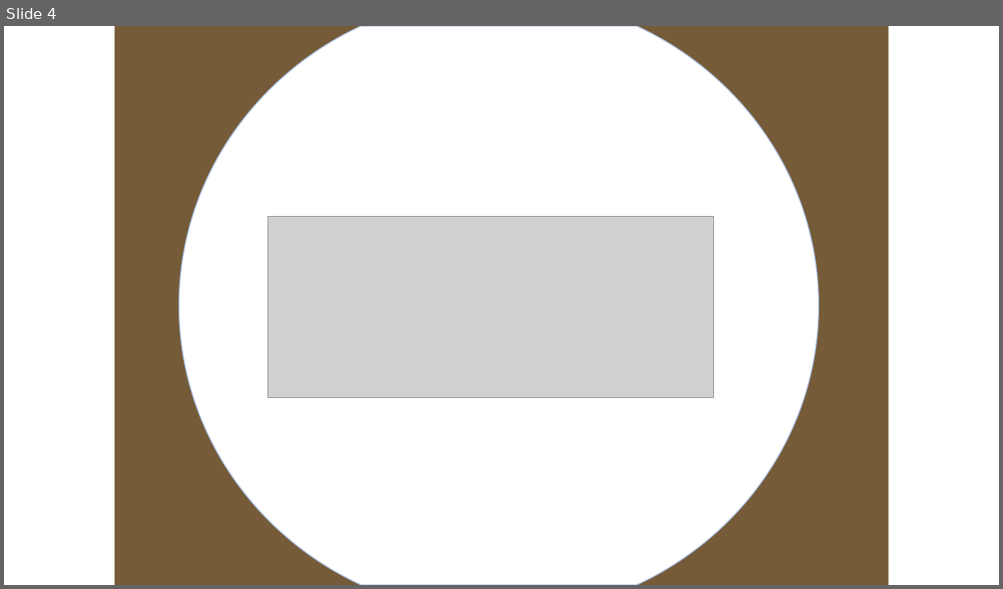
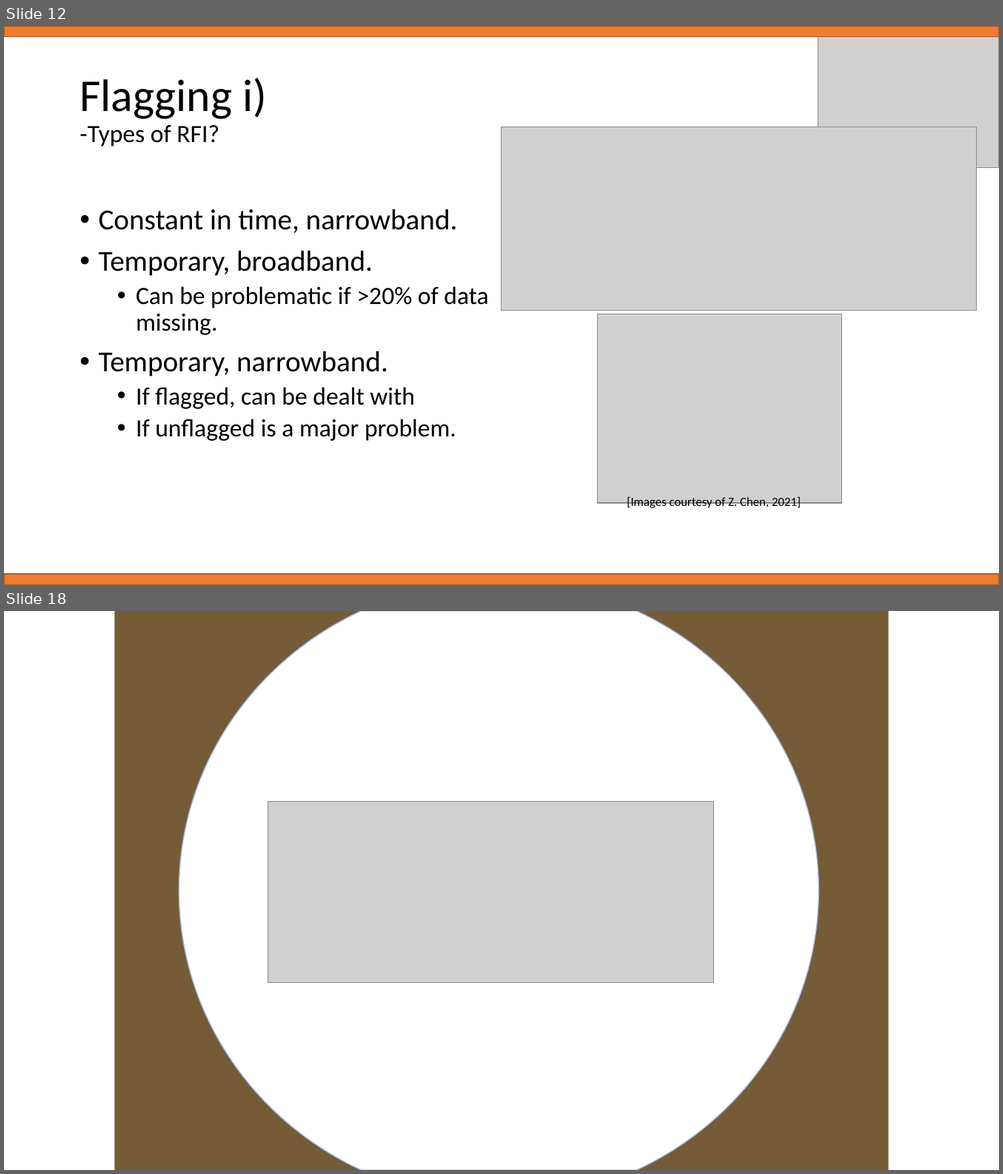
Before and after one commit to samleeney/Talks, a slide deck: RFI Management in the REACH Pipeline - REACH Conference 04-22.pptx. Shown one above the other, each under a label of ours: slide 4 before the commit, slides 12 and 18 after it; the slides between them are not shown. The pictures are 1003x589 and 1003x1174 pixels, drawn with LibreOffice and Linux fonts; fonts in the diff are those of the drawing; grey boxes stand for pictures; background and template pictures are left out. Boxes give left, top, right and bottom in pixels: in the first picture for what was removed or moved away, otherwise in the second. Text is boxed around its words. In the diff, an @@ line names an element or a change of style, - is before the commit and + after.

Commit message:
final ver

```diff
--- a/RFI Management in the REACH Pipeline - REACH Conference 04-22.pptx
+++ b/RFI Management in the REACH Pipeline - REACH Conference 04-22.pptx
@@ slide 12 added at [4,26,999,585], background #FFFFFF @@
@@ rectangle added at [4,26,999,37], fill #ED7D31, outline #AF5C24 1 pt @@
@@ picture added at [818,26,999,168] @@
@@ title added at [79,78,267,147], 24 pt, text #000000 @@
+Flagging i)
+-Types of RFI?
@@ picture added at [502,127,977,311] @@
@@ text added at [99,209,488,441], 24 pt, text #000000 @@
+• Constant in time, narrowband.
+• Temporary, broadband.
+  • Can be problematic if >20% of data missing.
+• Temporary, narrowband.
+  • If flagged, can be dealt with
+  • If unflagged is a major problem.
@@ picture added at [597,315,841,503] @@
@@ text added at [626,497,800,510], 12 pt, text #000000 @@
+[Images courtesy of Z. Chen, 2021]
@@ rectangle added at [4,574,999,585], fill #ED7D31, outline #AF5C24 1 pt @@
@@ what was slide 4 is now slide 18 @@
```
Also in this commit, not shown: 2 slides changed, 13 other slides added.
